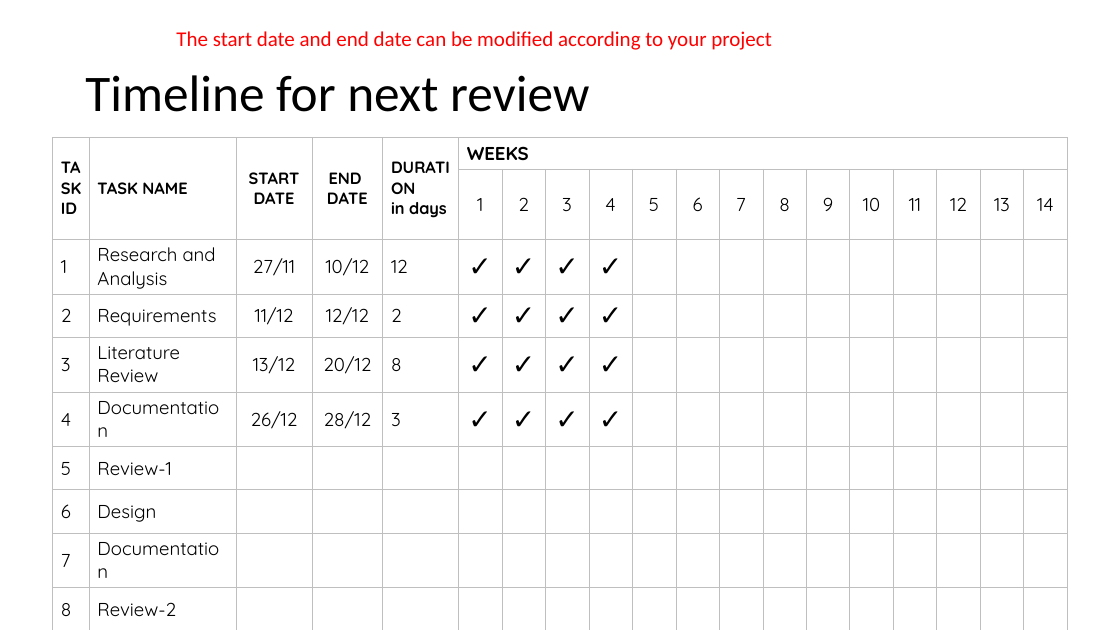
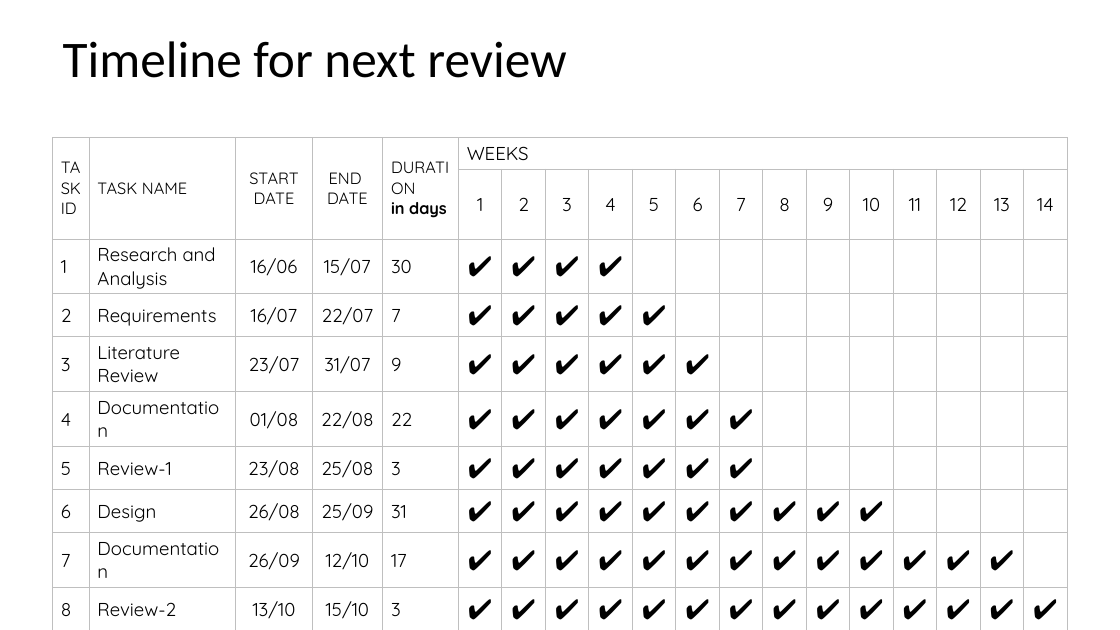
Before and after one commit to nazeer77718/securecloud-sharing-system, a slide deck: slide 27 of secure-cloud.pptx. Drawn at 1120x630 pixels with LibreOffice and Linux fonts; fonts in the diff are those of the drawing. Boxes give left, top, right and bottom in pixels: in the first picture for what was removed or moved away, otherwise in the second. Text is boxed around its words. In the diff, an @@ line names an element or a change of style, - is before the commit and + after.

```diff
--- a/secure-cloud.pptx
+++ b/secure-cloud.pptx
@@ title "Timeline for next review": place and size @@
-title "Timeline for next review" at bbox=[85, 75, 589, 112]
+title "Timeline for next review" at bbox=[63, 41, 566, 78]
@@ text removed at bbox=[176, 31, 771, 50] @@
-The start date and end date can be modified according to your project
@@ table at bbox=[52, 138, 1070, 623] @@
-row 3: 1 | Research and Analysis | 27/11 | 10/12 | 12 | ✓ | ✓ | ✓ | ✓ |  |  |  |  |  |  |  |  |  | 
+row 3: 1 | Research and Analysis | 16/06 | 15/07 | 30 | ✔ | ✔ | ✔ | ✔ |  |  |  |  |  |  |  |  |  | 
-row 4: 2 | Requirements | 11/12 | 12/12 | 2 | ✓ | ✓ | ✓ | ✓ |  |  |  |  |  |  |  |  |  | 
+row 4: 2 | Requirements | 16/07 | 22/07 | 7 | ✔ | ✔ | ✔ | ✔ | ✔ |  |  |  |  |  |  |  |  | 
-row 5: 3 | Literature Review | 13/12 | 20/12 | 8 | ✓ | ✓ | ✓ | ✓ |  |  |  |  |  |  |  |  |  | 
+row 5: 3 | Literature Review | 23/07 | 31/07 | 9 | ✔ | ✔ | ✔ | ✔ | ✔ | ✔ |  |  |  |  |  |  |  | 
-row 6: 4 | Documentation | 26/12 | 28/12 | 3 | ✓ | ✓ | ✓ | ✓ |  |  |  |  |  |  |  |  |  | 
+row 6: 4 | Documentation | 01/08 | 22/08 | 22 | ✔ | ✔ | ✔ | ✔ | ✔ | ✔ | ✔ |  |  |  |  |  |  | 
-row 7: 5 | Review-1 |  |  |  |  |  |  |  |  |  |  |  |  |  |  |  |  | 
+row 7: 5 | Review-1 | 23/08 | 25/08 | 3 | ✔ | ✔ | ✔ | ✔ | ✔ | ✔ | ✔ |  |  |  |  |  |  | 
-row 8: 6 | Design |  |  |  |  |  |  |  |  |  |  |  |  |  |  |  |  | 
+row 8: 6 | Design | 26/08 | 25/09 | 31 | ✔ | ✔ | ✔ | ✔ | ✔ | ✔ | ✔ | ✔ | ✔ | ✔ |  |  |  | 
-row 9: 7 | Documentation |  |  |  |  |  |  |  |  |  |  |  |  |  |  |  |  | 
+row 9: 7 | Documentation | 26/09 | 12/10 | 17 | ✔ | ✔ | ✔ | ✔ | ✔ | ✔ | ✔ | ✔ | ✔ | ✔ | ✔ | ✔ | ✔ | 
-row 10: 8 | Review-2 |  |  |  |  |  |  |  |  |  |  |  |  |  |  |  |  | 
+row 10: 8 | Review-2 | 13/10 | 15/10 | 3 | ✔ | ✔ | ✔ | ✔ | ✔ | ✔ | ✔ | ✔ | ✔ | ✔ | ✔ | ✔ | ✔ | ✔
@@ bold off in "TASK ID", "TASK NAME", "START DATE", "END" and 3 more places @@
@@ borders changed @@
```
Also in this commit, not shown: 2 other files.
